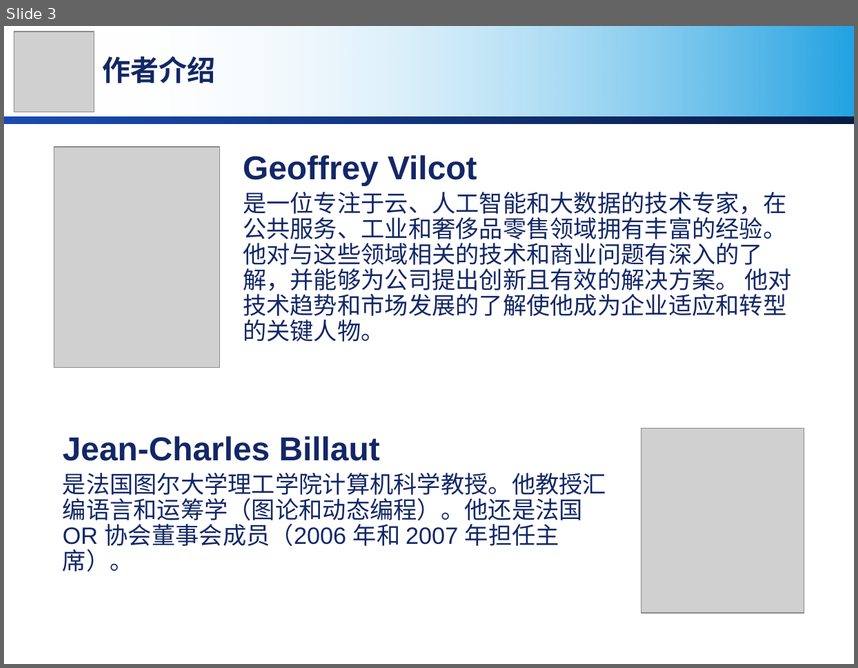
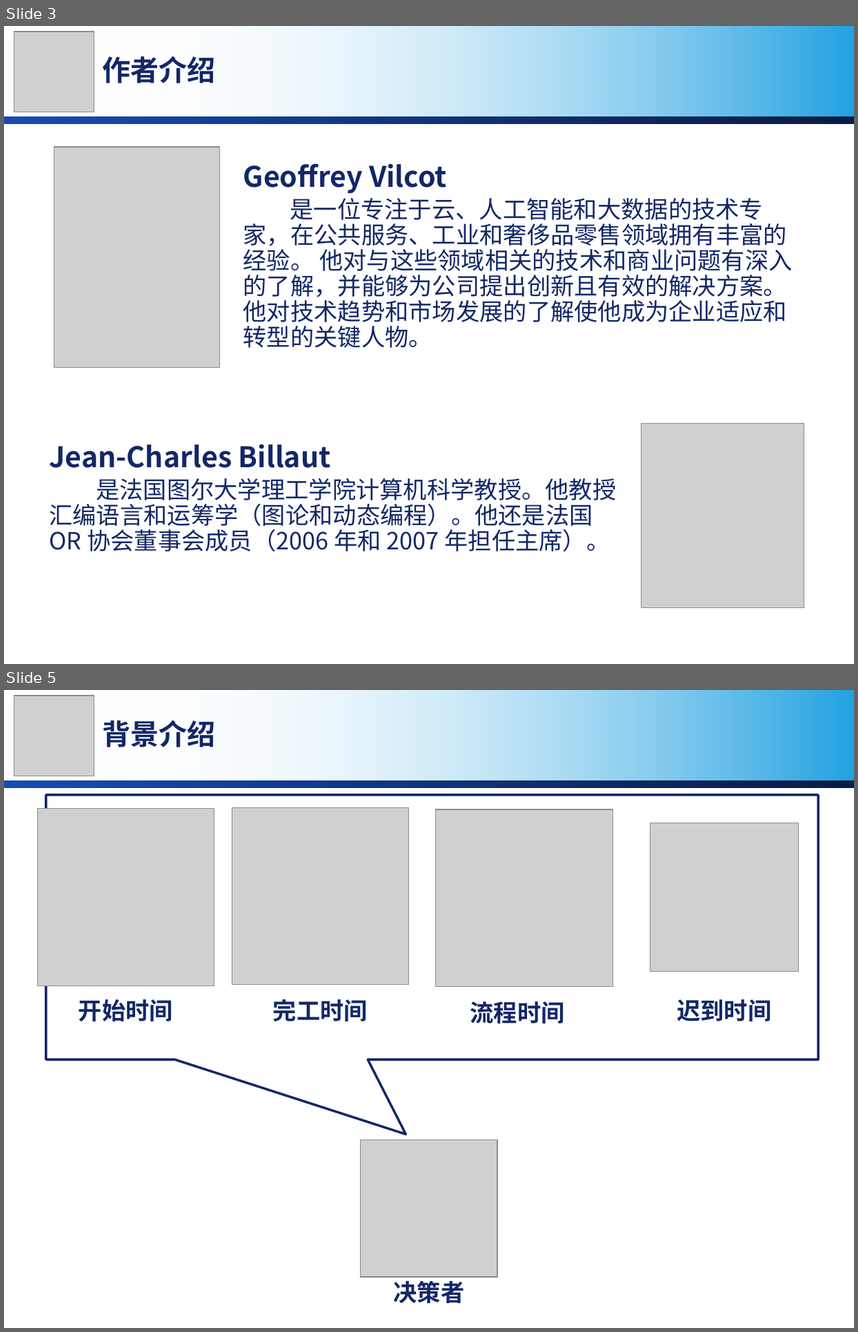
Before and after one commit to MirrichWangD/MUST, a slide deck: 管理學導論/presentation.pptx. Shown one above the other, each under a label of ours: slide 3 before the commit, slides 3 and 5 after it; the slides between them are not shown. The pictures are 858x668 and 858x1332 pixels, drawn with LibreOffice and Linux fonts; fonts in the diff are those of the drawing; grey boxes stand for pictures; background and template pictures are left out. Boxes give left, top, right and bottom in pixels: in the first picture for what was removed or moved away, otherwise in the second. Text is boxed around its words. In the diff, an @@ line names an element or a change of style, - is before the commit and + after.

```diff
--- a/管理學導論/presentation.pptx
+++ b/管理學導論/presentation.pptx
@@ slide 5 added at [4,690,854,1328], background #FFFFFF; not listed: 2 template elements that a slide beside it also shows @@
@@ picture added at [14,695,94,775] @@
@@ text added at [103,720,216,747], 24 pt, text #132767, bold @@
+背景介绍
@@ picture added at [37,808,214,985] @@
@@ speech box added at [45,795,818,1059], fill #FFFFFF, outline #132767 2 pt @@
@@ picture added at [232,807,408,984] @@
@@ picture added at [436,809,613,986] @@
@@ picture added at [650,822,799,972] @@
@@ text added at [79,999,173,1021], 20 pt, text #132767, bold @@
+开始时间
@@ text added at [273,998,368,1021], 20 pt, text #132767, bold @@
+完工时间
@@ text added at [677,999,771,1021], 20 pt, text #132767, bold @@
+迟到时间
@@ text added at [470,1001,565,1023], 20 pt, text #132767, bold @@
+流程时间
@@ picture added at [361,1140,498,1276] @@
@@ text added at [394,1280,465,1303], 20 pt, text #132767, bold @@
+决策者
@@ slide 3 changed as well @@
@@ text "Geoffrey Vilcot": place and size @@
-text "Geoffrey Vilcot" at [243,155,793,341]
+text "Geoffrey Vilcot" at [243,163,793,348]
@@ text "Geoffrey Vilcot" at [243,163,793,348]: size 28 to 24 pt in "Geoffrey Vilcot"; font Arial to Noto Sans CJK SC @@
@@ text "Jean-Charles Billaut": place and size @@
-text "Jean-Charles Billaut" at [63,436,606,571]
+text "Jean-Charles Billaut" at [49,443,616,551]
@@ text "Jean-Charles Billaut" at [49,443,616,551]: size 28 to 24 pt in "Jean-Charles Billaut"; font Arial to Noto Sans CJK SC @@
@@ picture: place and size @@
-picture at [641,428,804,612]
+picture at [641,423,804,608]
```
Also in this commit, not shown: 2 other slides changed, 3 other slides added, 1 slide removed, 1 other file.
